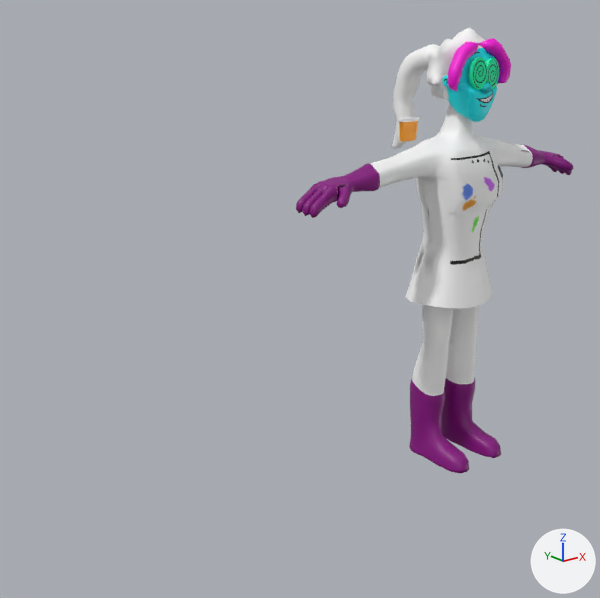
Renders of the FBX model Assets/3DModels/Player/scientist_animations_female.fbx from each side of a commit.
Before and after are seen from a 50 mm lens placed at (-0.403, -0.359, 0.265), pointed at (-0.105, 0.013, 0.116). The lights are fixed; the arrows at lower right show +X, +Y and +Z. Where no turn or scale is listed for an object, it has been applied to the vertices.

The scene before the commit, as lines of its bpy script (objects in view):
```python
me_mesh = bpy.data.meshes.new('Mesh')
me_mesh.from_pydata(...)  # 1030 vertices, 1052 faces; spans x -0.0249..0.0253, y -0.0452..0.0327, z 0.1948..0.2714
# faces by material slot: [170, 14, 120, 748]
me_mesh.materials.append(mat_femalehairwhite)  # white #ffffff
me_mesh.materials.append(mat_femalehead1_lambert4)  # black #000000
me_mesh.materials.append(mat_femalehairpink)  # pink #ff00dd
me_mesh.materials.append(mat_femaleface)  # picture img_uvmapfemale_png
me_mesh_004 = bpy.data.meshes.new('Mesh.004')
me_mesh_004.from_pydata(...)  # 16 vertices, 14 faces; spans x -0.00742..0.00742, y -0.00209..0.00209, z -0.00594..0.00808
# faces by material slot: [5, 9]
me_mesh_004.materials.append(mat_vacfemale)  # orange #ff9f00
me_mesh_004.materials.append(mat_lambert1)  # its picture is missing
ob_femalehead1_pcube4 = bpy.data.objects.new('femalehead1:pCube4', me_mesh)
ob_femalehead1_pcube4.location = (0.0, 0.0138, -0.0006)
ob_pasted__backpack = bpy.data.objects.new('pasted__backpack', me_mesh_004)
ob_pasted__backpack.location = (-0.0223, 0.0095, 0.2097)
ob_pasted__tube = bpy.data.objects.new('pasted__tube', None)
ob_pasted__tube.parent = ob_group2
ob_pasted__tube.location = (-14.66, -11.03, -10.38)
ob_pasted__tube.rotation_euler = (0.0, 0.0, 1.704)  # degrees (0, 0, 98)
# also in view: 'body:polySurface1' at (0.0, -0.018, 0.112)
```
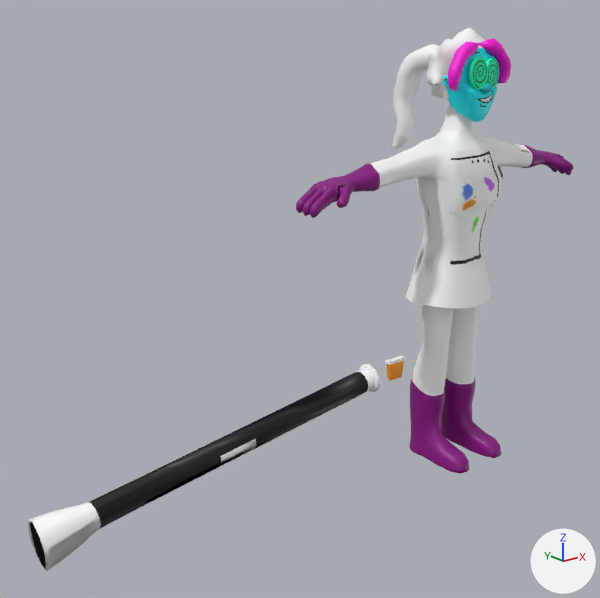
What changed in the scene script:
```text
Add mat_blackfemale:
    mat_blackfemale = principled_material('blackfemale')
    mat_blackfemale.base_color = (0.0, 0.0, 0.0)  # black #000000
Add me_mesh_005_1:
    me_mesh_005_1.from_pydata(...)  # 282 vertices, 300 faces; spans x -1.4..1.3, y -10.6..13.1, z -1.4..1.4
    # faces by material slot: [156, 144]
    me_mesh_005_1.materials.append(mat_blackfemale)  # black #000000
    me_mesh_005_1.materials.append(mat_lambert1)  # its picture is missing
Change ob_pasted__backpack:
    ob_pasted__backpack.location: (-0.0223, 0.0095, 0.2097) -> (-0.0223, 0.0134, 0.0487)
Change ob_pasted__tube:
    ob_pasted__tube: bpy.data.objects.new('pasted__tube', None) -> bpy.data.objects.new('pasted__tube', me_mesh_005_1)
```

Pixel boxes (x1, y1, x2, y2) of what changed, in the pictures (600 x 598 px):
'pasted__tube', now drawn: after (27, 364, 381, 571)
    faces in mat_blackfemale (black #000000): (30, 372, 368, 569)
    faces in mat_lambert1 (its picture is missing): (27, 364, 381, 571)
'pasted__backpack', moved: before (398, 117, 419, 142); after (385, 356, 405, 381)
